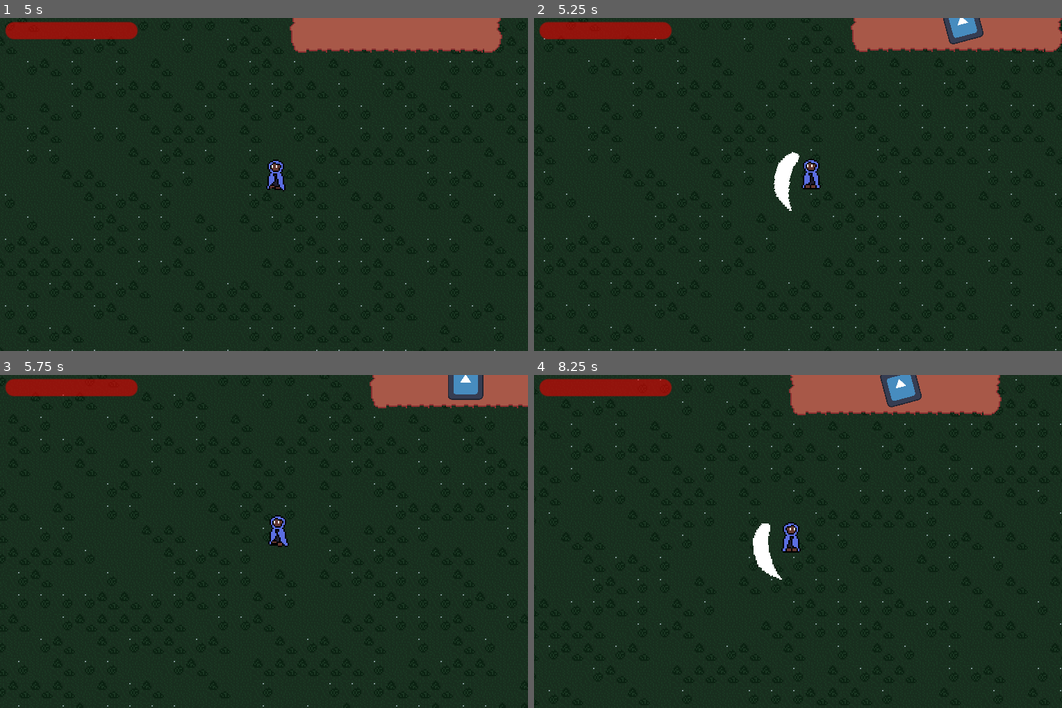
Above: before the commit, frames 1-4 (two rows, left to right).
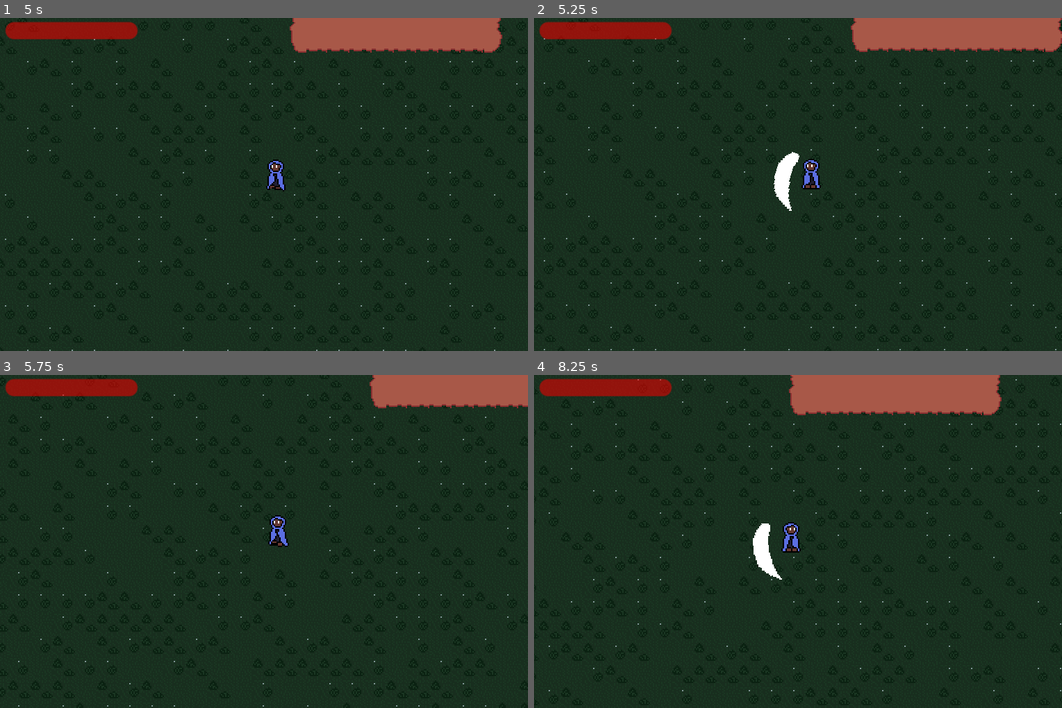
Above: after the commit, the same moments.

Repository: quellus/Mycoflora
Game: Godot game, scene res://scenes/main.tscn
Same seed, same stepped clock (60 frames per second), same inputs: the game is played once before the commit and once after it. The engine's default icon, where the game draws it, is replaced by a stand-in: a white triangle on a blue panel in a dark square.
Inputs (mouse positions are in pixels of both pictures, inside the frame that each line leads up to):
- Up to frame 1 (5 s): click "Play" at 0.5 s; tap Enter at 1.25 s; move the mouse to (380, 167) at 1.27 s; press the mouse at (380, 167) at 1.28 s; hold D (right) 1.28-2.03 s; move the mouse to (158, 201) at 2.02 s; release the mouse at (158, 201) at 2.03 s; hold S (down) 2.03-2.78 s; click (158, 201) at 2.1 s; move the mouse to (316, 111) at 2.77 s; press the mouse at (316, 111) at 2.78 s; hold D (right) 2.78-3.53 s; move the mouse to (237, 251) at 3.52 s; release the mouse at (237, 251) at 3.53 s; hold W (up) 3.53-4.28 s; click (237, 251) at 3.6 s; move the mouse to (422, 234) at 4.27 s; press the mouse at (422, 234) at 4.28 s; hold A (left) from 4.28 s (still down)
- Up to frame 2 (5.25 s): keep holding A (left); move the mouse to (639, 134) at 5.02 s; release the mouse at (639, 134) at 5.03 s; click (639, 134) at 5.1 s
- Up to frame 3 (5.75 s): keep holding A (left)
- Up to frame 4 (8.25 s): move the mouse to (824, 541) at 5.77 s; release A (left) at 5.78 s; press the mouse at (824, 541) at 5.78 s; hold S (down) 5.78-6.53 s; move the mouse to (718, 458) at 6.52 s; release the mouse at (718, 458) at 6.53 s; hold D (right) 6.53-7.28 s; click (718, 458) at 6.6 s; move the mouse to (914, 524) at 7.27 s; press the mouse at (914, 524) at 7.28 s; hold W (up) 7.28-8.03 s; move the mouse to (692, 558) at 8.02 s; release the mouse at (692, 558) at 8.03 s; hold D (right) from 8.03 s (still down); click (692, 558) at 8.1 s

Frame 1 is identical in both runs. In frame 2, 0.5% of the frame differs, in the area x 77-86%, y 0-8%; in frame 3, 0.5%; in frame 4, 0.6%, in the area x 65-74%, y 0-10%.
Error after the commit: Parse Error: Class "Boss" hides a global script class. (res://scripts/boss.gd:1)

Commit message:
Made boss real

Diff:
--- a/scenes/boss.tscn
+++ b/scenes/boss.tscn
@@ -1,6 +1,6 @@
-[gd_scene load_steps=10 format=3 uid="uid://1etaidk3cjh0"]
-
-[ext_resource type="Script" path="res://scripts/Boss.gd" id="1_rhy1k"]
+[gd_scene load_steps=33 format=3 uid="uid://1etaidk3cjh0"]
+
+[ext_resource type="Script" path="res://scripts/boss.gd" id="1_tg7ce"]
 [ext_resource type="Texture2D" uid="uid://c3j7qokb34kkt" path="res://icon.svg" id="2_yljx3"]
 [ext_resource type="Script" path="res://scripts/HurtBox.gd" id="3_rdh6f"]
 
@@ -9,15 +9,17 @@
 
 [sub_resource type="CircleShape2D" id="CircleShape2D_vi0eh"]
 radius = 100.045
+
+[sub_resource type="RectangleShape2D" id="RectangleShape2D_l22hr"]
+size = Vector2(26, 26)
 
 [sub_resource type="Animation" id="Animation_wc4t1"]
 resource_name = "attack"
 length = 3.0
-loop_mode = 1
-tracks/0/type = "value"
-tracks/0/imported = false
-tracks/0/enabled = true
-tracks/0/path = NodePath("Node2D:rotation")
+tracks/0/type = "value"
+tracks/0/imported = false
+tracks/0/enabled = true
+tracks/0/path = NodePath("Weapon:rotation")
 tracks/0/interp = 1
 tracks/0/loop_wrap = true
 tracks/0/keys = {
@@ -29,22 +31,10 @@
 tracks/1/type = "value"
 tracks/1/imported = false
 tracks/1/enabled = true
-tracks/1/path = NodePath("Sprite2D:modulate")
+tracks/1/path = NodePath("Weapon/HurtBox:position")
 tracks/1/interp = 1
 tracks/1/loop_wrap = true
 tracks/1/keys = {
-"times": PackedFloat32Array(0),
-"transitions": PackedFloat32Array(1),
-"update": 0,
-"values": [Color(1, 1, 1, 1)]
-}
-tracks/2/type = "value"
-tracks/2/imported = false
-tracks/2/enabled = true
-tracks/2/path = NodePath("Node2D/HurtBox:position")
-tracks/2/interp = 1
-tracks/2/loop_wrap = true
-tracks/2/keys = {
 "times": PackedFloat32Array(1.2, 1.3, 1.4, 2.8, 2.9, 3),
 "transitions": PackedFloat32Array(1, 1, 1, 1, 1, 1),
 "update": 0,
@@ -53,43 +43,195 @@
 
 [sub_resource type="Animation" id="Animation_jbsml"]
 resource_name = "default"
-tracks/0/type = "value"
-tracks/0/imported = false
-tracks/0/enabled = true
-tracks/0/path = NodePath("Sprite2D:modulate")
-tracks/0/interp = 1
-tracks/0/loop_wrap = true
-tracks/0/keys = {
-"times": PackedFloat32Array(0),
+
+[sub_resource type="Animation" id="Animation_e47dr"]
+resource_name = "knockback"
+length = 0.1
+
+[sub_resource type="Animation" id="Animation_nnfte"]
+resource_name = "death"
+tracks/0/type = "method"
+tracks/0/imported = false
+tracks/0/enabled = true
+tracks/0/path = NodePath(".")
+tracks/0/interp = 1
+tracks/0/loop_wrap = true
+tracks/0/keys = {
+"times": PackedFloat32Array(1),
 "transitions": PackedFloat32Array(1),
-"update": 0,
-"values": [Color(1, 1, 1, 1)]
+"values": [{
+"args": [],
+"method": &"queue_free"
+}]
 }
 
 [sub_resource type="AnimationLibrary" id="AnimationLibrary_4nldf"]
 _data = {
 "attack": SubResource("Animation_wc4t1"),
-"default": SubResource("Animation_jbsml")
-}
-
-[sub_resource type="RectangleShape2D" id="RectangleShape2D_l22hr"]
-size = Vector2(26, 26)
+"death": SubResource("Animation_nnfte"),
+"default": SubResource("Animation_jbsml"),
+"knockback": SubResource("Animation_e47dr")
+}
+
+[sub_resource type="AnimationNodeAnimation" id="AnimationNodeAnimation_m42yg"]
+animation = &"attack"
+
+[sub_resource type="AnimationNodeAnimation" id="AnimationNodeAnimation_e5okh"]
+animation = &"death"
+
+[sub_resource type="AnimationNodeAnimation" id="AnimationNodeAnimation_unn32"]
+animation = &"default"
+
+[sub_resource type="AnimationNodeAnimation" id="AnimationNodeAnimation_ag17t"]
+animation = &"default"
+
+[sub_resource type="AnimationNodeAnimation" id="AnimationNodeAnimation_s18m1"]
+animation = &"knockback"
+
+[sub_resource type="AnimationNodeStateMachineTransition" id="AnimationNodeStateMachineTransition_2cgko"]
+
+[sub_resource type="AnimationNodeStateMachineTransition" id="AnimationNodeStateMachineTransition_0lph0"]
+switch_mode = 2
+advance_mode = 2
+
+[sub_resource type="AnimationNodeStateMachineTransition" id="AnimationNodeStateMachineTransition_li44b"]
+
+[sub_resource type="AnimationNodeStateMachineTransition" id="AnimationNodeStateMachineTransition_wrn4v"]
+switch_mode = 2
+advance_mode = 2
+
+[sub_resource type="AnimationNodeStateMachineTransition" id="AnimationNodeStateMachineTransition_yx612"]
+
+[sub_resource type="AnimationNodeStateMachineTransition" id="AnimationNodeStateMachineTransition_0ejy6"]
+advance_mode = 2
+
+[sub_resource type="AnimationNodeStateMachineTransition" id="AnimationNodeStateMachineTransition_fl56h"]
+
+[sub_resource type="AnimationNodeStateMachineTransition" id="AnimationNodeStateMachineTransition_i82v7"]
+switch_mode = 2
+
+[sub_resource type="AnimationNodeStateMachineTransition" id="AnimationNodeStateMachineTransition_0xjrd"]
+switch_mode = 2
+advance_mode = 2
+
+[sub_resource type="AnimationNodeStateMachineTransition" id="AnimationNodeStateMachineTransition_ifj1u"]
+advance_mode = 2
+
+[sub_resource type="AnimationNodeStateMachine" id="AnimationNodeStateMachine_x7c6f"]
+states/End/position = Vector2(546, 185)
+states/Start/position = Vector2(23, 91)
+states/attack/node = SubResource("AnimationNodeAnimation_m42yg")
+states/attack/position = Vector2(330, 91)
+states/death/node = SubResource("AnimationNodeAnimation_e5okh")
+states/death/position = Vector2(423, 185)
+states/default/node = SubResource("AnimationNodeAnimation_ag17t")
+states/default/position = Vector2(178, 91)
+"states/default 2/node" = SubResource("AnimationNodeAnimation_unn32")
+"states/default 2/position" = Vector2(338, -2)
+states/knockback/node = SubResource("AnimationNodeAnimation_s18m1")
+states/knockback/position = Vector2(509, 91)
+transitions = ["attack", "knockback", SubResource("AnimationNodeStateMachineTransition_2cgko"), "knockback", "attack", SubResource("AnimationNodeStateMachineTransition_0lph0"), "attack", "death", SubResource("AnimationNodeStateMachineTransition_li44b"), "death", "End", SubResource("AnimationNodeStateMachineTransition_wrn4v"), "knockback", "death", SubResource("AnimationNodeStateMachineTransition_yx612"), "Start", "default", SubResource("AnimationNodeStateMachineTransition_0ejy6"), "default", "attack", SubResource("AnimationNodeStateMachineTransition_fl56h"), "attack", "default", SubResource("AnimationNodeStateMachineTransition_i82v7"), "attack", "default 2", SubResource("AnimationNodeStateMachineTransition_0xjrd"), "default 2", "attack", SubResource("AnimationNodeStateMachineTransition_ifj1u")]
+graph_offset = Vector2(-226, -72)
+
+[sub_resource type="RectangleShape2D" id="RectangleShape2D_tlu6t"]
+size = Vector2(62, 62)
+
+[sub_resource type="Animation" id="Animation_h4gqv"]
+resource_name = "default"
+tracks/0/type = "value"
+tracks/0/imported = false
+tracks/0/enabled = true
+tracks/0/path = NodePath("Sprite2D:modulate")
+tracks/0/interp = 1
+tracks/0/loop_wrap = true
+tracks/0/keys = {
+"times": PackedFloat32Array(0),
+"transitions": PackedFloat32Array(1),
+"update": 0,
+"values": [Color(1, 1, 1, 1)]
+}
+
+[sub_resource type="Animation" id="Animation_b08h4"]
+resource_name = "hurt"
+length = 0.1
+tracks/0/type = "value"
+tracks/0/imported = false
+tracks/0/enabled = true
+tracks/0/path = NodePath("Sprite2D:modulate")
+tracks/0/interp = 1
+tracks/0/loop_wrap = true
+tracks/0/keys = {
+"times": PackedFloat32Array(0, 0.1),
+"transitions": PackedFloat32Array(1, 1),
+"update": 0,
+"values": [Color(100, 100, 100, 1), Color(1, 1, 1, 1)]
+}
+
+[sub_resource type="Animation" id="Animation_61xw7"]
+resource_name = "death"
+tracks/0/type = "value"
+tracks/0/imported = false
+tracks/0/enabled = true
+tracks/0/path = NodePath("Sprite2D:modulate")
+tracks/0/interp = 1
+tracks/0/loop_wrap = true
+tracks/0/keys = {
+"times": PackedFloat32Array(0, 1),
+"transitions": PackedFloat32Array(1, 1),
+"update": 0,
+"values": [Color(100, 100, 100, 1), Color(100, 100, 100, 0)]
+}
+tracks/1/type = "method"
+tracks/1/imported = false
+tracks/1/enabled = true
+tracks/1/path = NodePath(".")
+tracks/1/interp = 1
+tracks/1/loop_wrap = true
+tracks/1/keys = {
+"times": PackedFloat32Array(1),
+"transitions": PackedFloat32Array(1),
+"values": [{
+"args": [],
+"method": &"queue_free"
+}]
+}
+
+[sub_resource type="AnimationLibrary" id="AnimationLibrary_0fraf"]
+_data = {
+"death": SubResource("Animation_61xw7"),
+"default": SubResource("Animation_h4gqv"),
+"hurt": SubResource("Animation_b08h4")
+}
 
 [node name="Boss" type="CharacterBody2D"]
 z_index = 1
-script = ExtResource("1_rhy1k")
+motion_mode = 1
+script = ExtResource("1_tg7ce")
 
 [node name="Sprite2D" type="Sprite2D" parent="."]
+modulate = Color(100, 100, 100, 1)
 scale = Vector2(0.5, 0.5)
 texture = ExtResource("2_yljx3")
 
 [node name="CollisionShape2D" type="CollisionShape2D" parent="."]
 shape = SubResource("RectangleShape2D_fh3ci")
 
-[node name="Area2D" type="Area2D" parent="."]
-
-[node name="CollisionShape2D" type="CollisionShape2D" parent="Area2D"]
+[node name="VisionRadius" type="Area2D" parent="."]
+
+[node name="CollisionShape2D" type="CollisionShape2D" parent="VisionRadius"]
 shape = SubResource("CircleShape2D_vi0eh")
+
+[node name="Weapon" type="Node2D" parent="."]
+
+[node name="HurtBox" type="Area2D" parent="Weapon"]
+script = ExtResource("3_rdh6f")
+
+[node name="Sprite2D" type="Sprite2D" parent="Weapon/HurtBox"]
+scale = Vector2(0.2, 0.2)
+texture = ExtResource("2_yljx3")
+
+[node name="CollisionShape2D" type="CollisionShape2D" parent="Weapon/HurtBox"]
+shape = SubResource("RectangleShape2D_l22hr")
 
 [node name="AnimationPlayer" type="AnimationPlayer" parent="."]
 libraries = {
@@ -97,18 +239,21 @@
 }
 autoplay = "attack"
 
-[node name="Node2D" type="Node2D" parent="."]
-
-[node name="HurtBox" type="Area2D" parent="Node2D"]
-position = Vector2(0, 44)
-script = ExtResource("3_rdh6f")
-
-[node name="Sprite2D" type="Sprite2D" parent="Node2D/HurtBox"]
-scale = Vector2(0.2, 0.2)
-texture = ExtResource("2_yljx3")
-
-[node name="CollisionShape2D" type="CollisionShape2D" parent="Node2D/HurtBox"]
-shape = SubResource("RectangleShape2D_l22hr")
-
-[connection signal="body_entered" from="Area2D" to="." method="_on_vision_radius_body_entered"]
-[connection signal="body_exited" from="Area2D" to="." method="_on_vision_radius_body_exited"]
+[node name="AnimationTree" type="AnimationTree" parent="."]
+tree_root = SubResource("AnimationNodeStateMachine_x7c6f")
+anim_player = NodePath("../AnimationPlayer")
+
+[node name="HurtDetector" type="Area2D" parent="."]
+
+[node name="CollisionShape2D" type="CollisionShape2D" parent="HurtDetector"]
+shape = SubResource("RectangleShape2D_tlu6t")
+
+[node name="AnimationPlayer2" type="AnimationPlayer" parent="."]
+libraries = {
+"": SubResource("AnimationLibrary_0fraf")
+}
+autoplay = "default"
+
+[connection signal="body_entered" from="VisionRadius" to="." method="_on_vision_radius_body_entered"]
+[connection signal="body_exited" from="VisionRadius" to="." method="_on_vision_radius_body_exited"]
+[connection signal="area_entered" from="HurtDetector" to="." method="_on_hurt_detector_area_entered"]
--- a/scripts/Boss.gd
+++ b/scripts/Boss.gd
@@ -1,14 +1,13 @@
 class_name Boss extends CharacterBody2D
 
-var health = 10
+var health = 50
 var target: Node2D = null
-#@onready var sprite = $AnimatedSprite2D
 @export var speed_mod := 1
 const SPEED = 10
 
-#@onready var animplayer: AnimationPlayer = $AnimationPlayer
-#@onready var animtree: AnimationTree = $AnimationTree
-#@onready var state_machine = animtree["parameters/playback"]
+@onready var animplayer: AnimationPlayer = $AnimationPlayer
+@onready var animtree: AnimationTree = $AnimationTree
+@onready var state_machine = animtree["parameters/playback"]
 
 
 func _process(_delta):
@@ -19,28 +18,33 @@
 		velocity = Vector2.ZERO
 	move_and_slide()
 
+
 func take_damage(position_from: Vector2):
 	health -= 5
-	velocity = position.direction_to(position_from) * SPEED * -4
-	#if health <= 0:
+	if health <= 0:
+		$AnimationPlayer2.play("death")
 		#print_debug("death")
-		#state_machine.travel("death")
-	#else:
+		state_machine.travel("death")
+	else:
 		#print_debug("knockback")
 		#state_machine.travel("knockback")
+		$AnimationPlayer2.play("hurt")
 
 
 func _on_vision_radius_body_entered(body):
 	if body is Player:
+		state_machine.travel("attack")
 		target = body
 
 
 func _on_vision_radius_body_exited(body):
 	if body == target:
+		state_machine.travel("default")
 		target = null
 
 
 func _on_hurt_detector_area_entered(area):
+	print("hurt")
 	if area is HurtBox and !is_ancestor_of(area) and area.entity == "Player":
 		take_damage(area.global_position)
 
@@ -50,8 +54,8 @@
 		#target = body
 		#print_debug("attack")
 		#state_machine.travel("attack")
-#
-#
+
+
 #func _on_hurt_box_body_entered(body: Node2D) -> void:
 	#if body == target and animplayer.current_animation == "attack":
 			#print_debug("default")
--- a/scripts/Player.gd
+++ b/scripts/Player.gd
@@ -45,6 +45,7 @@
 		else:
 			weapon.attack(false)
 
+
 func take_damage(position_from: Vector2):
 	health -= 1
 	health_changed.emit(health)
